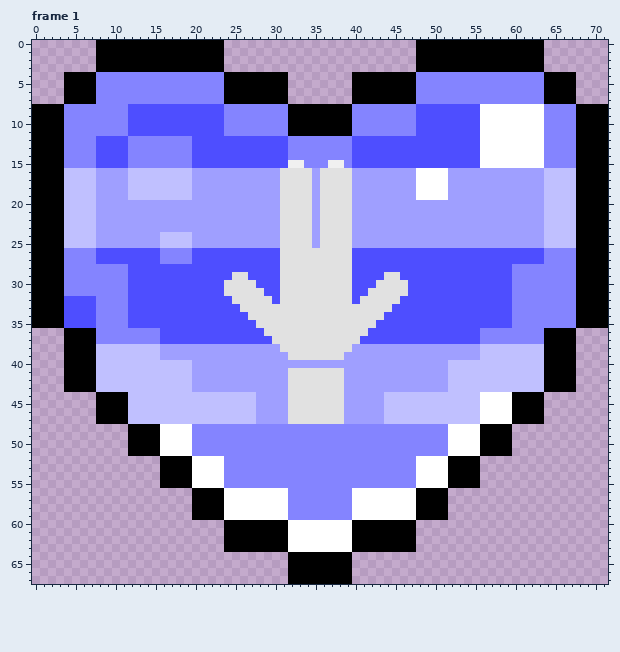
File history of a pixel-art file, Template (28 frames).aseprite. Above is the file before it was changed.
72x68 pixels, 28 frames. Colours within 5 levels of each other are drawn and written as one. Shown: frame 1. The commit also changed other frames, which this record leaves out.
New version:
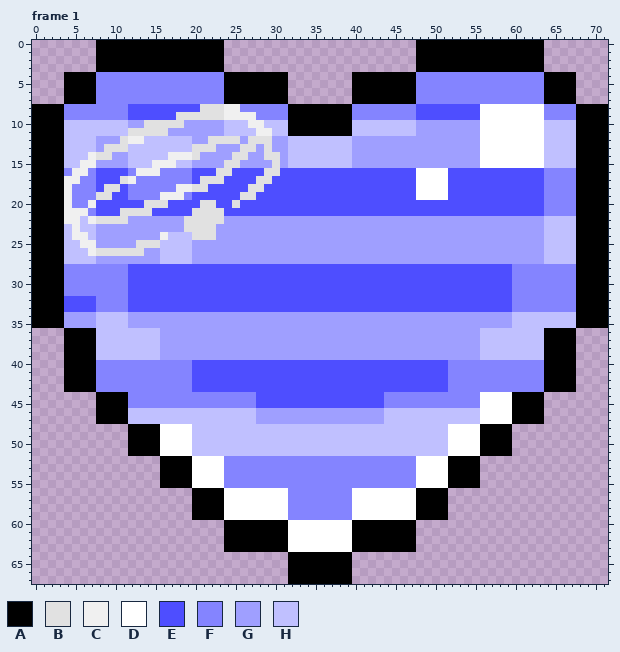
Palette (. is transparent): A #000000  B #e1e1e1  C #f0f0f0  D #ffffff  E #4e4eff  F #8484ff  G #9f9fff  H #c0c0ff
Difference:
layer "Horizontal Stripes/5 Stripes" now hidden
layer "Upside Down Person" now hidden
layer "Collar" added
Changed rows in their new state; - is an unchanged pixel.
Frame 1:
first column x 4:
 8 -----------------BBBCC------------------------------------------
 9 --------------BBBBBBCCCC----------------------------------------
10 HHHHHHHHGGBBBBBGGGGGHHHCCHHH--------HHHHHHHHGGGGGGGG--------HHHH
11 HHHHHHHHBBBBBGGGGGGGHHHHCCHH--------HHHHHHHHGGGGGGGG--------HHHH
12 HHHHGGGBCCHHHHHHGGBBBBGBBBGGHHHHHHHHGGGGGGGGGGGGGGGG--------HHHH
13 HHHHGBBBHHHHHHHHBBBGGGBBGBGGHHHHHHHHGGGGGGGGGGGGGGGG--------HHHH
14 HHHCBBGGHHHHHCCCBGGGGBBGGBBGHHHHHHHHGGGGGGGGGGGGGGGG--------HHHH
15 HHCCGGGGHHHCCCHHGGGGBBGGGGBGHHHHHHHHGGGGGGGGGGGGGGGG--------HHHH
16 FCCFEEEEFCCCFFFFEEEBBEEEEBBEEEEEEEEEEEEEEEEE----EEEEEEEEEEEEFFFF
17 CCFFEEEBCFFFFFFFEBBBEEEEBBEEEEEEEEEEEEEEEEEE----EEEEEEEEEEEEFFFF
18 CFFFEBBEFFFFFFCCBBEEEEEBBEEEEEEEEEEEEEEEEEEE----EEEEEEEEEEEEFFFF
19 CFFFBBEEFFFFCCCFEEEEEEBBEEEEEEEEEEEEEEEEEEEE----EEEEEEEEEEEEFFFF
20 CFFCEEEEEEBBBEEEEBBEEBEEEEEEEEEEEEEEEEEEEEEEEEEEEEEEEEEEEEEEFFFF
21 CCCFEEEBBBBEEEEEBBBBEEEEEEEEEEEEEEEEEEEEEEEEEEEEEEEEEEEEEEEEFFFF
22 CC-CBBBB-------BBBBB-------GGGG-GGGG----------------------------
23 -C-------------BBBB--------GGGG-GGGG----------------------------
24 -CC---------C---BBB--------GGGG-GGGG----------------------------
25 --CC-----BBB---------------GGGG-GGGG----------------------------
26 HHHCBBBBBBGGHHHHGGGGGGGGGGGGGGGGGGGGGGGGGGGGGGGGGGGGGGGGGGGGHHHH
27 HHHHGGGGGGGGHHHHGGGGGGGGGGGGGGGGGGGGGGGGGGGGGGGGGGGGGGGGGGGGHHHH
28 ---------------------------EEEEEEEEE----------------------------
29 ---------------------EE----EEEEEEEEE----EE----------------------
30 --------------------EEEE---EEEEEEEEE---EEEE---------------------
31 --------------------EEEEE--EEEEEEEEE--EEEEE---------------------
32 ---------------------EEEEE-EEEEEEEEE-EEEEE----------------------
33 ----------------------EEEEEEEEEEEEEEEEEEE-----------------------
34 GGGGHHHHGGGGGGGGGGGGGGGGGGGGGGGGGGGGGGGGGGGGGGGGGGGGGGGGHHHHHHHH
35 GGGGHHHHGGGGGGGGGGGGGGGGGGGGGGGGGGGGGGGGGGGGGGGGGGGGGGGGHHHHHHHH
36 ----HHHHHHHHGGGGGGGGGGGGGGGGGGGGGGGGGGGGGGGGGGGGGGGGHHHHHHHH----
37 ----HHHHHHHHGGGGGGGGGGGGGGGGGGGGGGGGGGGGGGGGGGGGGGGGHHHHHHHH----
38 ---------------------------GGGGGGGGG----------------------------
39 ----------------------------GGGGGGG-----------------------------
40 ----FFFFFFFFFFFFEEEEEEEEEEEEEEEEEEEEEEEEEEEEEEEEFFFFFFFFFFFF----
41 ----FFFFFFFFFFFFEEEEEEEEEEEEEEEEEEEEEEEEEEEEEEEEFFFFFFFFFFFF----
42 ----FFFFFFFFFFFFEEEEEEEEEEEEEEEEEEEEEEEEEEEEEEEEFFFFFFFFFFFF----
43 ----FFFFFFFFFFFFEEEEEEEEEEEEEEEEEEEEEEEEEEEEEEEEFFFFFFFFFFFF----
44 --------FFFFFFFFFFFFFFFFEEEEEEEEEEEEEEEEFFFFFFFFFFFF------------
45 --------FFFFFFFFFFFFFFFFEEEEEEEEEEEEEEEEFFFFFFFFFFFF------------
46 ----------------------------GGGGGGG-----------------------------
47 ----------------------------GGGGGGG-----------------------------
48 ----------------HHHHHHHHHHHHHHHHHHHHHHHHHHHHHHHH----------------
49 ----------------HHHHHHHHHHHHHHHHHHHHHHHHHHHHHHHH----------------
50 ----------------HHHHHHHHHHHHHHHHHHHHHHHHHHHHHHHH----------------
51 ----------------HHHHHHHHHHHHHHHHHHHHHHHHHHHHHHHH----------------
Boxes around the changes in both pictures, in picture pixels (x1, y1, x2, y2):
changed: (64, 104, 576, 456)
